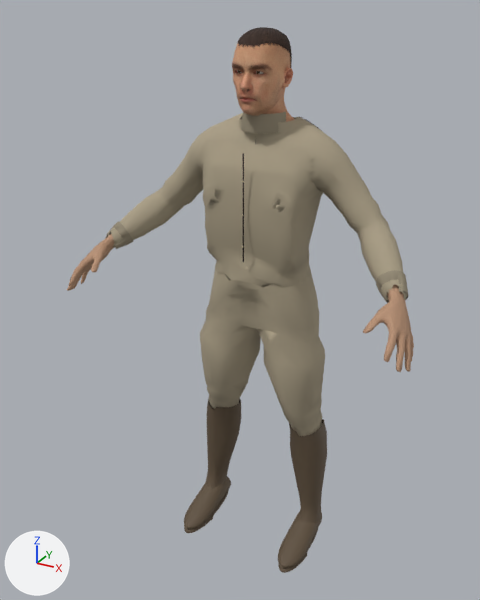
A saved change to the glTF model web/public/models/characters/worker-lod1.glb.
Before and after are seen from a 50 mm camera at (0.912, -1.849, 1.811) aimed at (-0.038, -0.122, 0.947). The axes (+X, +Y, +Z) are drawn at lower left. The lights are the same throughout. The older version comes first.

Names of what the first picture shows: 'Human_footwear_LOD1', 'Human_legwear_LOD1', 'Human_outfit_LOD1', 'Human_skin_LOD1'.
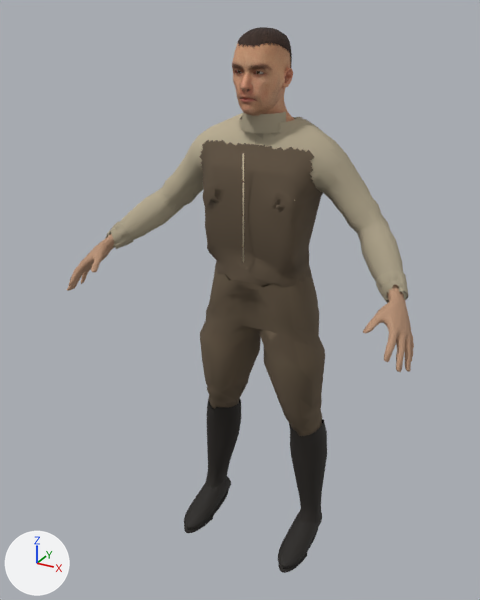
What changed in the scene script:
```text
Add img_broad_apparel_pigment_002:
    img_broad_apparel_pigment_002 = load_image('Broad_Apparel_Pigment.002', 'textures/cfd7669292fe4d474a99.png', 128, 128, 'sRGB')
Add img_broad_apparel_pigment_001:
    img_broad_apparel_pigment_001 = load_image('Broad_Apparel_Pigment.001', 'textures/78841d61265e79a3f9e6.png', 128, 128, 'sRGB')
Add img_broad_boot_wear_roughness:
    img_broad_boot_wear_roughness = load_image('Broad_Boot_Wear_Roughness', 'textures/84a46d0d39e312f5300c.png', 128, 128, 'Non-Color')
Add img_broad_apparel_pigment:
    img_broad_apparel_pigment = load_image('Broad_Apparel_Pigment', 'textures/8248a88fb7b4ad97da08.png', 128, 128, 'sRGB')
Change mat_apparel_atlas:
    where n4 = _N.new('ShaderNodeTexImage'); n4.name = 'Image Texture'
    n4.image: img_apparel_color -> img_broad_apparel_pigment
    where n6 = _N.new('ShaderNodeTexImage'); n6.name = 'Image Texture.001'
    n6.image: img_apparel_metalrough -> img_broad_boot_wear_roughness
Add mat_apparel_atlas_002:
    mat_apparel_atlas_002 = bpy.data.materials.new('Apparel_Atlas.002')
    # uses the picture img_apparel_metalrough
    # uses the picture img_apparel_normal
    # uses the picture img_broad_apparel_pigment_002
Add mat_apparel_atlas_001:
    mat_apparel_atlas_001 = bpy.data.materials.new('Apparel_Atlas.001')
    # uses the picture img_apparel_metalrough
    # uses the picture img_apparel_normal
    # uses the picture img_broad_apparel_pigment_001
Change me_tailored_breeches:
    where me_tailored_breeches.from_pydata(...)  # 339 vertices, 627 faces; spans x -0.227..0.229, y -0.158..0.116, z 0.444..1.049
    remove me_tailored_breeches.materials.append(mat_apparel_atlas)
    add me_tailored_breeches.materials.append(mat_apparel_atlas_001)
Change me_tailored_coat:
    where me_tailored_coat.from_pydata(...)  # 2324 vertices, 4077 faces; spans x -0.514..0.514, y -0.216..0.099, z 0.996..1.533
    remove me_tailored_coat.materials.append(mat_apparel_atlas)
    add me_tailored_coat.materials.append(mat_apparel_atlas_002)
```

Where the change shows, as pixel boxes (x1, y1, x2, y2) in the pictures (480 x 600 px):
'Human_outfit_LOD1', surface changed, recoloured (darker): (112, 112, 408, 293) in both
'Human_legwear_LOD1', surface changed, recoloured (darker): (200, 269, 325, 436) in both
'Human_footwear_LOD1', surface changed (darker): (184, 399, 327, 573) in both
